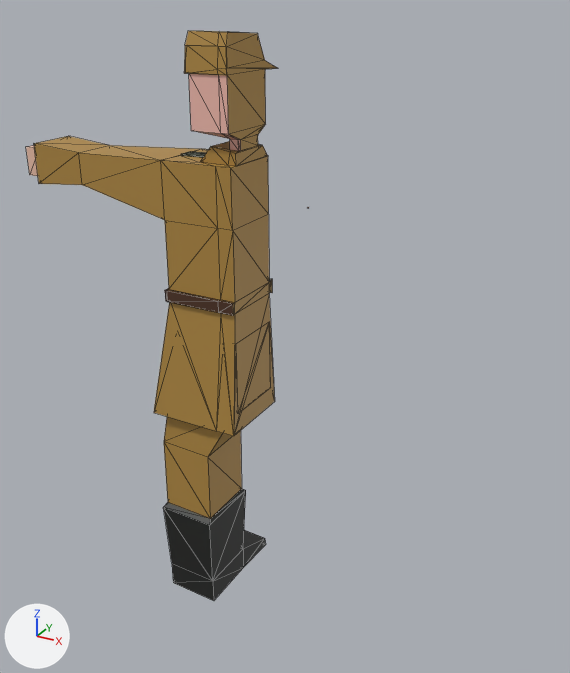
An edit to the COLLADA model 6º Semestre/TNM4/blender/militarMan.dae, drawn before and after from the same camera.
One viewpoint serves both versions: a 50 mm lens placed at (4.62, -6.08, 7.56), pointed at (0.21, 1.94, 3.55). Lighting does not change. The marker at lower left points along +X, +Y and +Z. Mesh edges are drawn as thin lines on the coarser meshes. Where no turn or scale is listed for an object, it has been applied to the vertices.
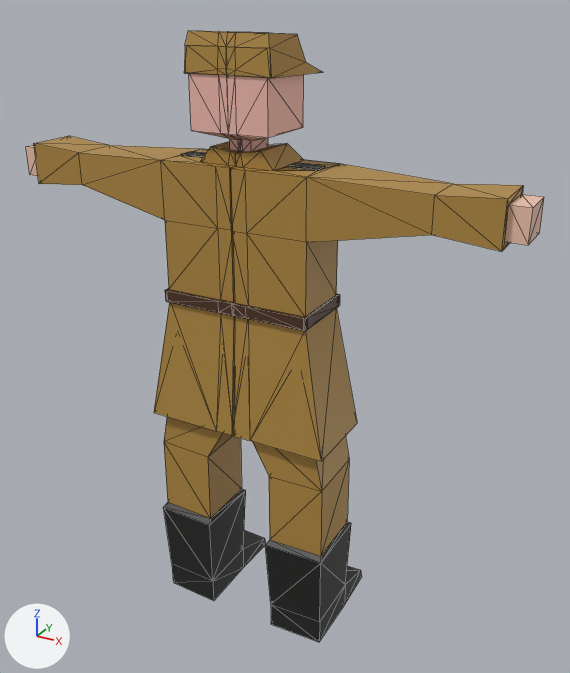
Pixel boxes [x1, y1, x2, y2] of what changed, in the pictures (570 x 673 px):
'Cube', reshaped (106% wider, 7% taller)
    before: [26, 31, 277, 601]
    after: [26, 31, 544, 642]
part 1 of me_cube_001, added (brown)
    after: [226, 32, 544, 642]

What changed in the scene script:
```text
Change me_cube_001:
    used by ob_cube; location = (0.0, 0.0, 0.0)
    remove me_cube_001.from_pydata(...)  # 192 vertices, 380 faces; spans x -3.18..0.01, y 0.99..2.53, z -0.33..7.17
    add me_cube_001.from_pydata(...)  # 382 vertices, 760 faces; spans x -3.18..3.18, y 0.99..2.53, z -0.33..7.17
    me_cube_001 part 1
    123 vertices are added at x -0.01..2.96, y 0.99..2.53, z -0.33..7.17
    18 new vertices lie (0.0, 0.8, 0.0) away from vertices in x -0.01..1.18, y 1.09..1.12, z -0.33..5.8
    6 new vertices lie (0.0, -0.05, 0.0) away from vertices in x -0.01..0.95, y 1.1, z 4.11..4.25
    8 new vertices lie (-0.74, 0.0, 0.0) away from vertices in x 0.93, y 1.05..1.93, z 4.11..5.8
    12 new vertices lie (-0.1, 0.0, 0.0) away from vertices in x 0.1, y 1.07..1.9, z 5.8..7.17
    8 new vertices lie (0.38, 0.0, 0.0) away from vertices in x 0.1, y 1.07..1.86, z 6.16..7.17
    10 new vertices lie (0.0, 0.0, 0.12) away from vertices in x 0.0..0.71, y 1.31..1.89, z 5.23..5.95
    5 new vertices lie (0.22, 0.0, 0.0) away from vertices in x 0.42..2.96, y 1.26..1.89, z 5.37..5.73
    380 new faces join them
```
